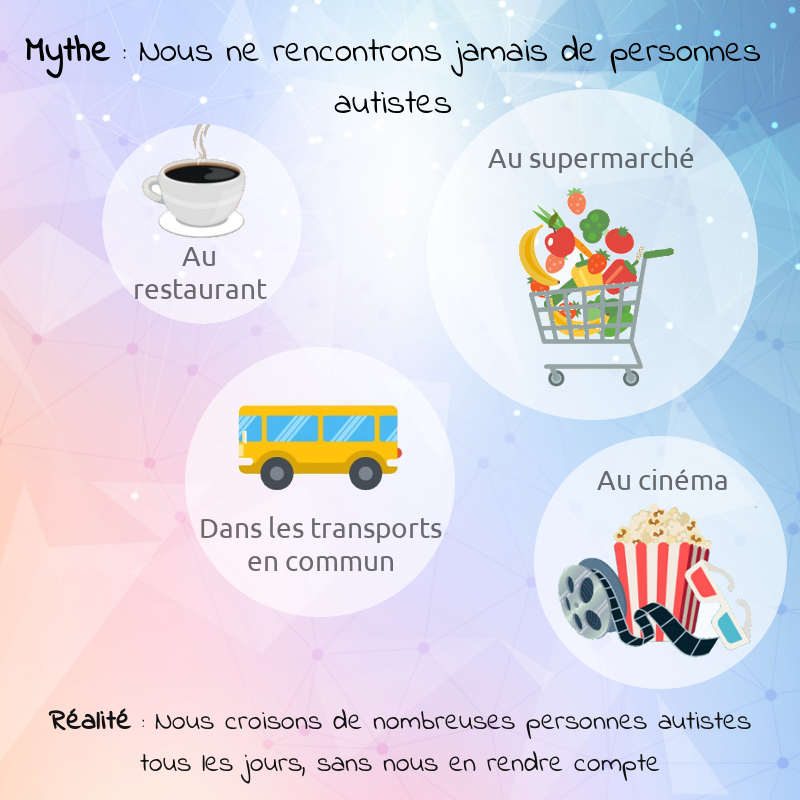
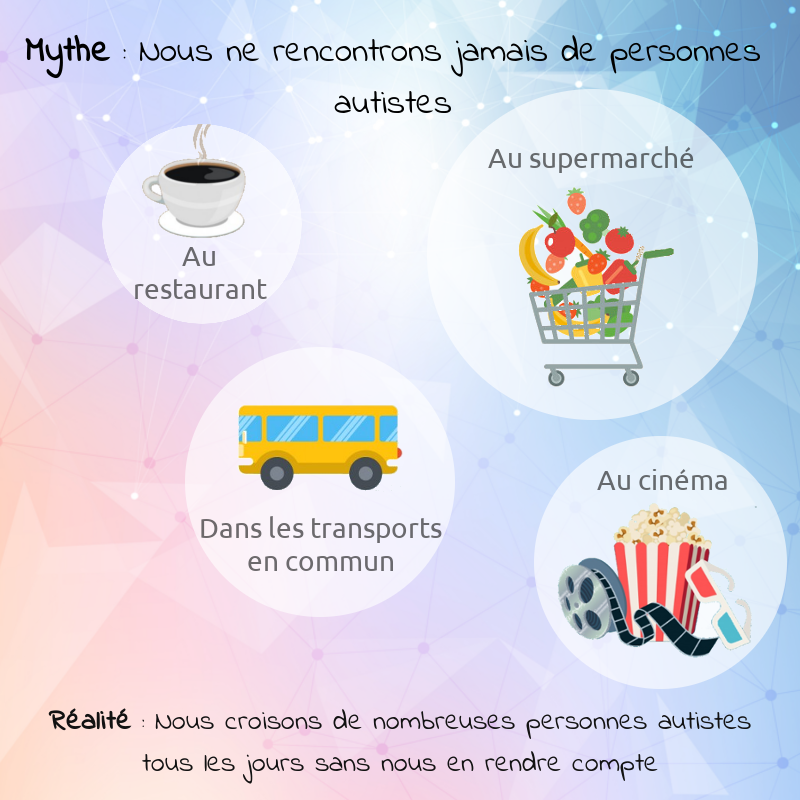
Layered file, before and after one edit (800×800). Changes by layer:
painted on "Réalité : Nous croisons de nom..." over box(140, 751, 660, 784)
